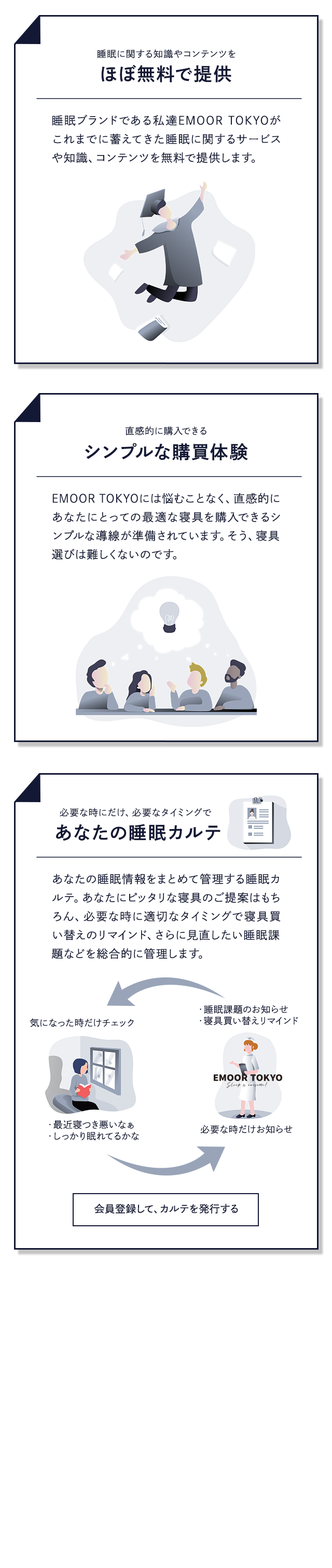
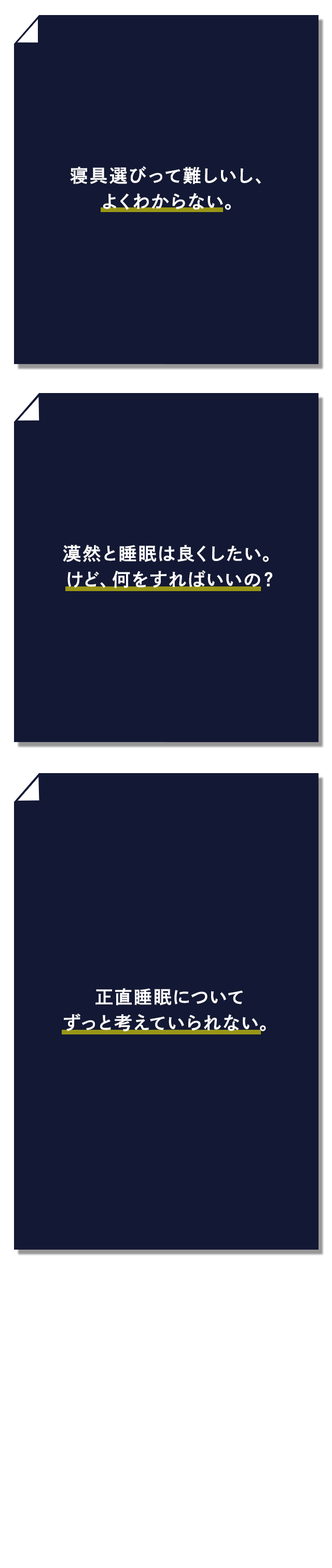
Layer changes from the first 332 x 1568 image to the second:
renamed "ネイビー1" to "panel1_p.png", showed the group it (4 layers) over [14, 15, 319, 365]
renamed "ネイビー2" to "panel2_p.png", showed the group it (5 layers) over [14, 392, 319, 743]
renamed "ネイビー3" to "panel3_p.png", showed the group it (4 layers) over [14, 772, 317, 1249]
